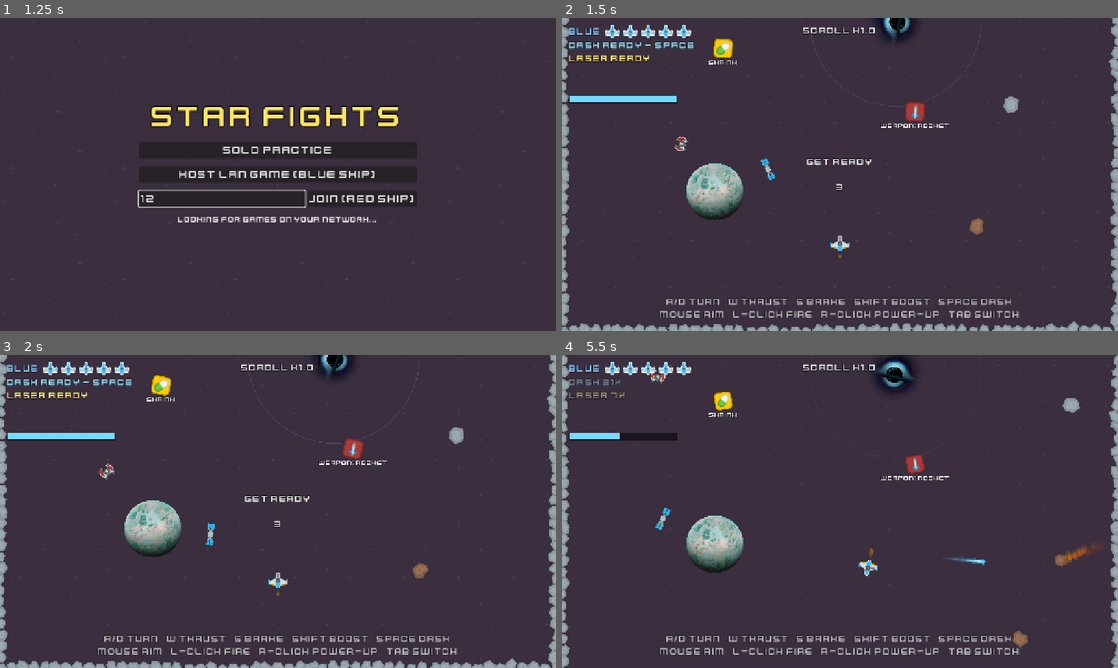
Above: before the commit, frames 1-4 (two rows, left to right).
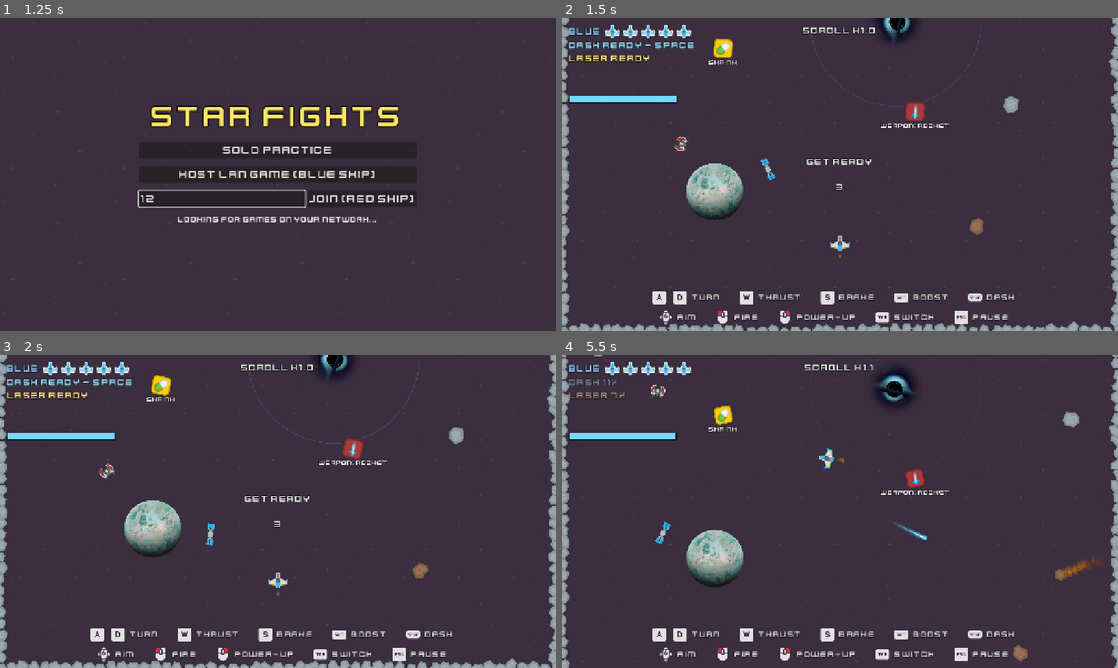
Above: after the commit, the same moments.

Repository: pricezhang42/star-fight
Game: Godot game, scene res://scenes/menu.tscn
Two runs of this game, one before a commit and one after it. Both use one fixed random seed, a clock stepped at 60 frames per second and the inputs below.
Inputs (mouse positions are in pixels of both pictures, inside the frame that each line leads up to):
- Up to frame 1 (1.25 s): click (222, 199) at 0.52 s; type "12" at 0.6 s
- Up to frame 2 (1.5 s): click "SOLO PRACTICE" at 1.25 s
- Up to frame 3 (2 s): no input
- Up to frame 4 (5.5 s): tap Enter (restart) at 2 s; move the mouse to (962, 495) at 2.02 s; hold D (turn_right) 2.03-2.78 s; hold Shift (boost) 2.03-2.78 s; tap Space (dash) at 2.3, 2.85, 3.8, 4.35, 5.3 s; move the mouse to (728, 527) at 2.77 s; hold S (brake) 2.78-3.53 s; tap Shift (boost) at 3.05, 4.55 s; move the mouse to (895, 442) at 3.52 s; hold D (turn_right) 3.53-4.28 s; hold Shift (boost) 3.53-4.28 s; move the mouse to (812, 574) at 4.27 s; hold W (thrust) 4.28-5.03 s; move the mouse to (1006, 558) at 5.02 s; press the mouse at (1006, 558) at 5.03 s; hold A (turn_left) from 5.03 s (still down)

Frame 1 is identical in both runs. In frame 2, 2.5% of the frame differs, in the area x 16-83%, y 87-99%; in frame 3, 2.5%; in frame 4, 8.8%, in the area x 0-100%, y 0-100%.

Commit message:
Key-tile control help, Esc pause menu, no control during countdown
- The control help at the start of a game shows keyboard and mouse
  images (Kenney Input Prompts, CC0) instead of plain text
- Esc opens a pause menu with Resume and Exit to main menu. In a LAN
  game either player can pause or resume and it pauses for both; the
  menu says who paused. Exiting returns to the title screen (the other
  player is sent back there too). Esc no longer drops straight to the
  title screen.
- Ships ignore steering, thrust, fire, boost, dash and power-ups during
  the 3-2-1 GET READY countdown
- LAN protocol version bumped (new pause message)

Diff:
--- a/scenes/hud.tscn
+++ b/scenes/hud.tscn
@@ -197,23 +197,21 @@
 label_settings = SubResource("ls")
 horizontal_alignment = 1
 
-[node name="Hint" type="Label" parent="."]
+[node name="Hint" type="VBoxContainer" parent="."]
 anchors_preset = 7
 anchor_left = 0.5
 anchor_top = 1.0
 anchor_right = 0.5
 anchor_bottom = 1.0
-offset_left = -640.0
-offset_top = -80.0
-offset_right = 640.0
-offset_bottom = -14.0
+offset_left = -700.0
+offset_top = -104.0
+offset_right = 700.0
+offset_bottom = -10.0
 grow_horizontal = 2
 grow_vertical = 0
-modulate = Color(1, 1, 1, 0.7)
-text = "A/D TURN   W THRUST   S BRAKE   SHIFT BOOST   SPACE DASH
-MOUSE AIM   L-CLICK FIRE   R-CLICK POWER-UP   TAB SWITCH"
-label_settings = SubResource("ls")
-horizontal_alignment = 1
+mouse_filter = 2
+modulate = Color(1, 1, 1, 0.85)
+alignment = 2
 
 [node name="Message" type="Label" parent="."]
 visible = false
@@ -226,3 +224,46 @@
 label_settings = SubResource("ls")
 horizontal_alignment = 1
 vertical_alignment = 1
+
+[node name="PauseMenu" type="Control" parent="."]
+process_mode = 3
+visible = false
+anchors_preset = 15
+anchor_right = 1.0
+anchor_bottom = 1.0
+grow_horizontal = 2
+grow_vertical = 2
+
+[node name="Dim" type="ColorRect" parent="PauseMenu"]
+anchors_preset = 15
+anchor_right = 1.0
+anchor_bottom = 1.0
+color = Color(0, 0, 0, 0.6)
+
+[node name="Center" type="CenterContainer" parent="PauseMenu"]
+anchors_preset = 15
+anchor_right = 1.0
+anchor_bottom = 1.0
+
+[node name="Box" type="VBoxContainer" parent="PauseMenu/Center"]
+custom_minimum_size = Vector2(460, 0)
+theme_override_constants/separation = 18
+
+[node name="Title" type="Label" parent="PauseMenu/Center/Box"]
+text = "PAUSED"
+label_settings = SubResource("ls")
+horizontal_alignment = 1
+
+[node name="By" type="Label" parent="PauseMenu/Center/Box"]
+modulate = Color(1, 1, 1, 0.75)
+text = ""
+label_settings = SubResource("ls")
+horizontal_alignment = 1
+
+[node name="Resume" type="Button" parent="PauseMenu/Center/Box"]
+custom_minimum_size = Vector2(0, 56)
+text = "RESUME"
+
+[node name="Exit" type="Button" parent="PauseMenu/Center/Box"]
+custom_minimum_size = Vector2(0, 56)
+text = "EXIT TO MAIN MENU"
--- a/scripts/hud.gd
+++ b/scripts/hud.gd
@@ -32,7 +32,26 @@
 var _solo := false
 
 
+## Control help: rows of [key images..., "WHAT IT DOES"]. Key images are from
+## Kenney's Input Prompts pack (CC0).
+const KEYS := "res://assets/kenney_input_prompts/"
+const HELP_ROWS := [
+	[["keyboard_a", "keyboard_d"], "TURN", ["keyboard_w"], "THRUST", ["keyboard_s"], "BRAKE", ["keyboard_shift"], "BOOST", ["keyboard_space"], "DASH"],
+	[["mouse_move"], "AIM", ["mouse_left"], "FIRE", ["mouse_right"], "POWER-UP", ["keyboard_tab"], "SWITCH", ["keyboard_escape"], "PAUSE"],
+]
+
+signal resume_pressed
+signal exit_pressed
+
+
 func _ready() -> void:
+	_build_help()
+	$PauseMenu/Center/Box/Resume.pressed.connect(func(): resume_pressed.emit())
+	$PauseMenu/Center/Box/Exit.pressed.connect(func(): exit_pressed.emit())
+	var font: Font = scroll_label.label_settings.font
+	for b in [$PauseMenu/Center/Box/Resume, $PauseMenu/Center/Box/Exit]:
+		b.add_theme_font_override("font", font)
+		b.add_theme_font_size_override("font_size", 26)
 	# Fade the control help out after the first 15 seconds of a run.
 	var tw := $Hint.create_tween()
 	tw.tween_interval(15.0)
@@ -207,3 +226,45 @@
 	message.text = st.msg
 	message.visible = st.msg_on
 	$Hint.modulate.a = st.hint
+
+
+
+func _build_help() -> void:
+	var ls := LabelSettings.new()
+	ls.font = scroll_label.label_settings.font
+	ls.font_size = 20
+	ls.outline_size = 4
+	ls.outline_color = Color.BLACK
+	for row in HELP_ROWS:
+		var line := HBoxContainer.new()
+		line.alignment = BoxContainer.ALIGNMENT_CENTER
+		line.add_theme_constant_override("separation", 6)
+		line.mouse_filter = Control.MOUSE_FILTER_IGNORE
+		for item in row:
+			if item is Array:
+				for key in item:
+					var icon := TextureRect.new()
+					icon.texture = load(KEYS + key + ".png")
+					icon.expand_mode = TextureRect.EXPAND_IGNORE_SIZE
+					icon.stretch_mode = TextureRect.STRETCH_KEEP_ASPECT_CENTERED
+					icon.custom_minimum_size = Vector2(42, 42)
+					line.add_child(icon)
+			else:
+				var label := Label.new()
+				label.text = item
+				label.label_settings = ls
+				label.custom_minimum_size = Vector2(0, 42)
+				label.vertical_alignment = VERTICAL_ALIGNMENT_CENTER
+				line.add_child(label)
+				var gap := Control.new()
+				gap.custom_minimum_size = Vector2(26, 0)
+				line.add_child(gap)
+		$Hint.add_child(line)
+
+
+## Pause menu. `by` names who paused ("" in solo practice).
+func show_pause(on: bool, by: String) -> void:
+	$PauseMenu.visible = on
+	# The big centre message (GET READY / game over) would show through the menu.
+	message.self_modulate.a = 0.0 if on else 1.0
+	$PauseMenu/Center/Box/By.text = ("PAUSED BY " + by) if by != "" else ""
--- a/scripts/main.gd
+++ b/scripts/main.gd
@@ -146,6 +146,10 @@
 func _update_scroll(delta: float) -> void:
 	var half := _view_height() / 2.0
 	var flying := _alive_players()
+	# No one can fly during the GET READY countdown.
+	for p in players:
+		if is_instance_valid(p):
+			p.controls_locked = _countdown > 0.0
 	if _countdown > 0.0:
 		_countdown -= delta
 		hud.set_countdown(ceili(_countdown) if _countdown > 0.0 else 0)
--- a/scripts/net.gd
+++ b/scripts/net.gd
@@ -12,7 +12,7 @@
 const PORT := 7777
 ## Bump this whenever the network messages change. Both computers must match;
 ## if they don't, they're told to update instead of freezing.
-var NET_PROTOCOL := 6
+var NET_PROTOCOL := 7
 ## The world picture is sent this many times a second, split into small
 ## packets that each fit in one network packet (no fragmenting).
 const WORLD_RATE := 30.0
@@ -62,6 +62,10 @@
 ## Joiner: pieces of world frames being reassembled.
 var _frames := {}
 var _last_applied := -1
+## Pause: on the host (and in solo practice) the game tree is paused; in a LAN
+## game both computers show the pause menu.
+var paused := false
+var paused_by := ""
 
 
 func _ready() -> void:
@@ -138,9 +142,11 @@
 	remote_turn = 0.0
 	remote_buttons = 0
 	_remote_events.clear()
+	paused = false
+	paused_by = ""
+	get_tree().paused = false
 	if to_menu:
 		menu_message = message
-		get_tree().paused = false
 		get_tree().change_scene_to_file(MENU_SCENE)
 
 
@@ -333,6 +339,12 @@
 			var ip := _prober.get_packet_ip()
 			if data == DISCOVERY_TAG:
 				_add_host(ip)
+	# Host: the joiner asked to pause or resume.
+	if is_host():
+		if take_event("pause"):
+			set_paused(not paused, "RED")
+		if take_event("resume"):
+			set_paused(false, "")
 	# Host: stream the game to the other computer.
 	if is_host():
 		var scene := get_tree().current_scene
@@ -491,5 +503,57 @@
 	elif event is InputEventKey and event.pressed and not event.echo and event.keycode == KEY_ESCAPE:
 		var scene := get_tree().current_scene
 		if scene and scene.scene_file_path != MENU_SCENE:
-			leave(true)
+			toggle_pause()
 			get_viewport().set_input_as_handled()
+
+
+
+# ===========================================================================
+# Pause menu (Esc). Either player can pause; either can resume.
+# ===========================================================================
+
+func toggle_pause() -> void:
+	if mode == Mode.CLIENT:
+		send_event("pause", Vector2.ZERO)
+	else:
+		set_paused(not paused, "BLUE" if mode == Mode.HOST else "")
+
+
+## Host / solo: pause or resume the game and tell the other computer.
+func set_paused(on: bool, by: String) -> void:
+	paused = on
+	paused_by = by if on else ""
+	get_tree().paused = on
+	_show_pause_locally()
+	if is_host():
+		client_pause.rpc_id(_client_id(), on, paused_by)
+
+
+func _show_pause_locally() -> void:
+	var scene := get_tree().current_scene
+	if scene and scene.has_node("HUD"):
+		var hud := scene.get_node("HUD")
+		if not hud.resume_pressed.is_connected(_on_resume_pressed):
+			hud.resume_pressed.connect(_on_resume_pressed)
+			hud.exit_pressed.connect(_on_exit_pressed)
+		hud.show_pause(paused, paused_by)
+
+
+func _on_resume_pressed() -> void:
+	if mode == Mode.CLIENT:
+		send_event("resume", Vector2.ZERO)
+	else:
+		set_paused(false, "")
+
+
+func _on_exit_pressed() -> void:
+	paused = false
+	get_tree().paused = false
+	leave(true, "")
+
+
+@rpc("authority", "call_remote", "reliable", 2)
+func client_pause(on: bool, by: String) -> void:
+	paused = on
+	paused_by = by
+	_show_pause_locally()
--- a/scripts/player.gd
+++ b/scripts/player.gd
@@ -31,6 +31,8 @@
 @export var player_id := 1
 ## True when this ship is flown from the other computer (LAN host only).
 var remote := false
+## Set by the game during the GET READY countdown: the ship ignores input.
+var controls_locked := false
 @export var speed := 0.0 ## current speed (starts parked)
 @export var min_speed := 0.0
 @export var max_speed := 340.0
@@ -202,6 +204,16 @@
 		use_now = Input.is_action_just_pressed("use_item")
 		next_now = Input.is_action_just_pressed("next_item")
 		aim = get_global_mouse_position()
+	if controls_locked:
+		# GET READY countdown: inputs are read (so presses don't pile up) but ignored.
+		turn = 0.0
+		go = false
+		stop_ = false
+		firing = false
+		dash_now = false
+		boost_held = false
+		use_now = false
+		next_now = false
 	if reversed:
 		turn = -turn # Chaos only swaps A/D; W/S work normally
 	if slick_time > 0.0:
Not shown, added: assets/kenney_input_prompts/License.txt
Binary file added: assets/kenney_input_prompts/keyboard_a.png
Not shown, added: assets/kenney_input_prompts/keyboard_a.png.import
Binary file added: assets/kenney_input_prompts/keyboard_d.png
Not shown, added: assets/kenney_input_prompts/keyboard_d.png.import
Binary file added: assets/kenney_input_prompts/keyboard_escape.png
Not shown, added: assets/kenney_input_prompts/keyboard_escape.png.import
Binary file added: assets/kenney_input_prompts/keyboard_s.png
Not shown, added: assets/kenney_input_prompts/keyboard_s.png.import
Binary file added: assets/kenney_input_prompts/keyboard_shift.png
Not shown, added: assets/kenney_input_prompts/keyboard_shift.png.import
Binary file added: assets/kenney_input_prompts/keyboard_space.png
(and 12 more such lines)
